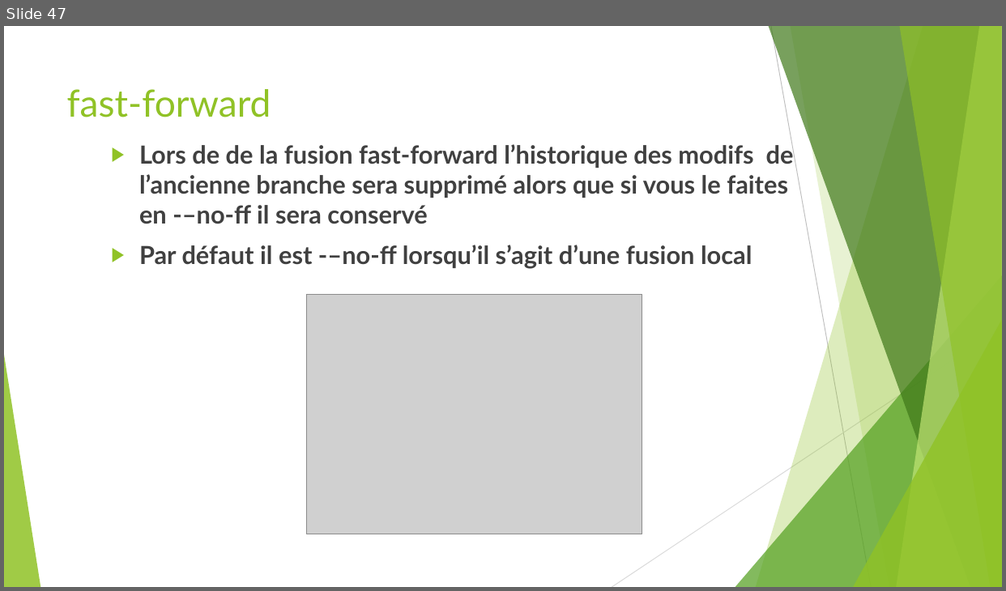
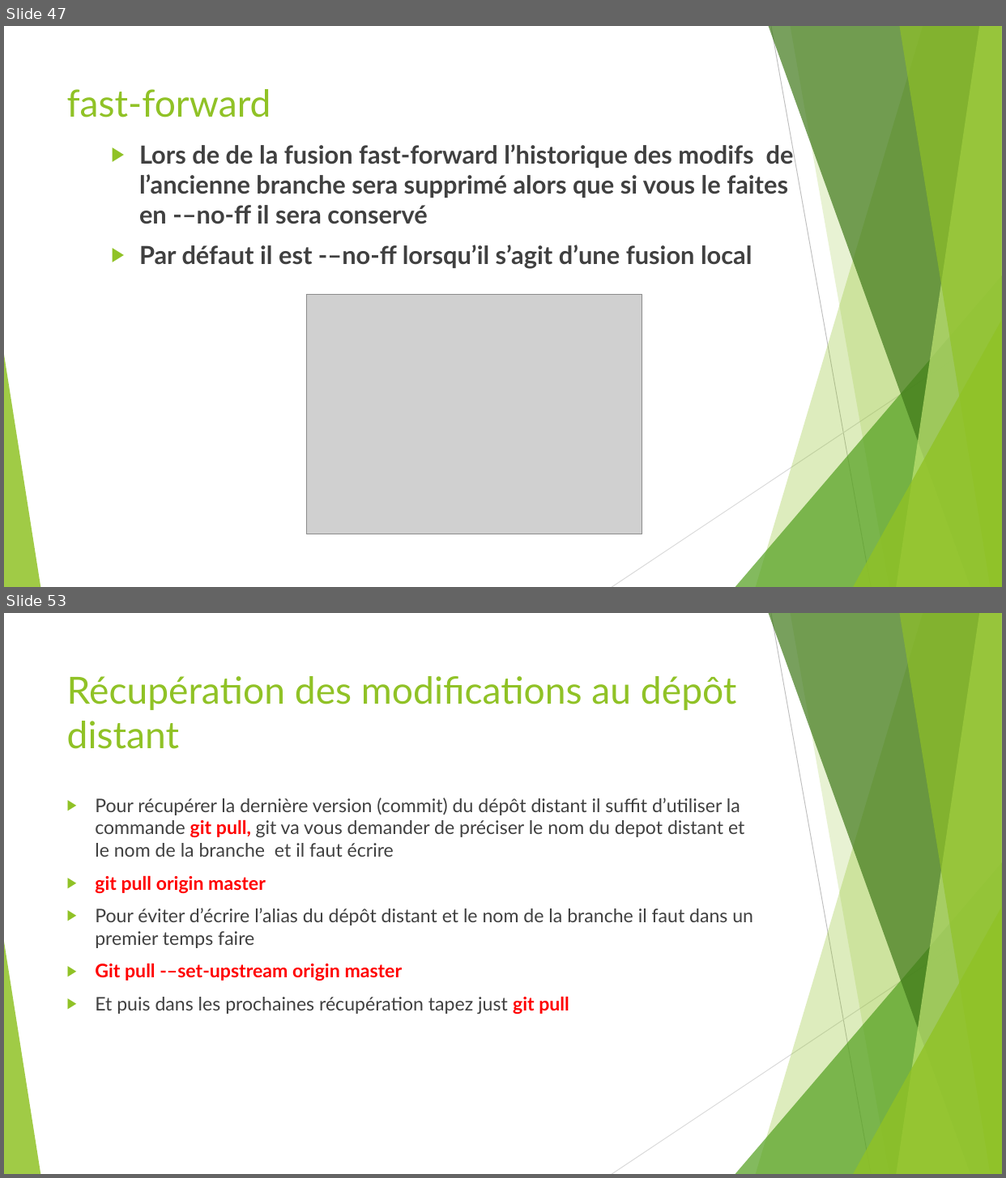
Before and after one commit to ousrah/DEV201, a slide deck: git/Formation Git.pptx. Shown one above the other, each under a label of ours: slide 47 before the commit, slides 47 and 53 after it; the slides between them are not shown. The pictures are 1006x591 and 1006x1178 pixels, drawn with LibreOffice and Linux fonts; fonts in the diff are those of the drawing; grey boxes stand for pictures. Boxes give left, top, right and bottom in pixels: in the first picture for what was removed or moved away, otherwise in the second. Text is boxed around its words. In the diff, an @@ line names an element or a change of style, - is before the commit and + after.

Commit message:
git distant

```diff
--- a/git/Formation Git.pptx
+++ b/git/Formation Git.pptx
@@ slide 53 added at (x1=4, y1=613, x2=1002, y2=1174), background #FFFFFF; not listed: 10 template elements that a slide beside it also shows @@
@@ title added at (x1=67, y1=676, x2=736, y2=749), 36 pt, text #90C226 @@
+Récupération des modifications au dépôt distant
@@ text added at (x1=95, y1=798, x2=753, y2=1014), 18 pt, text #404040 @@
+▶ Pour récupérer la dernière version (commit) du dépôt distant il suffit d’utiliser la commande git pull, git va vous demander de préciser le nom du depot distant et le nom de la branche et il faut écrire
+▶ git pull origin master
+▶ Pour éviter d’écrire l’alias du dépôt distant et le nom de la branche il faut dans un premier temps faire
+▶ Git pull -–set-upstream origin master
+▶ Et puis dans les prochaines récupération tapez just git pull
```
Also in this commit, not shown: 2 slides changed, 16 other slides added, 1 slide removed.
